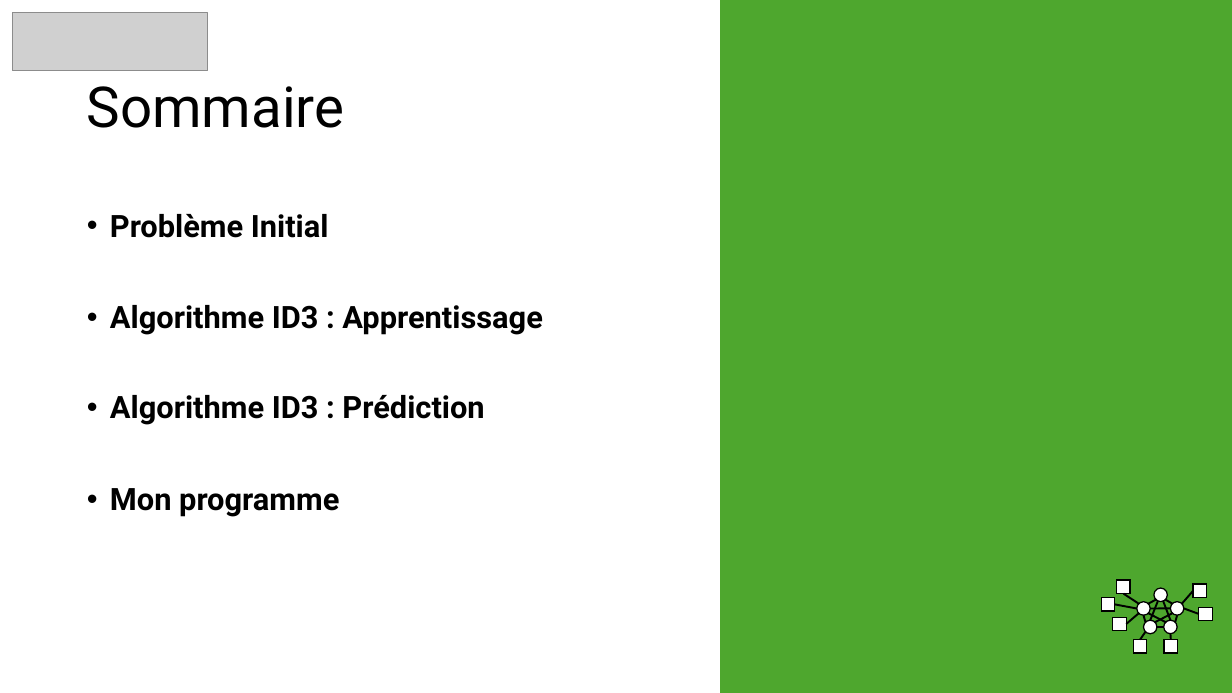
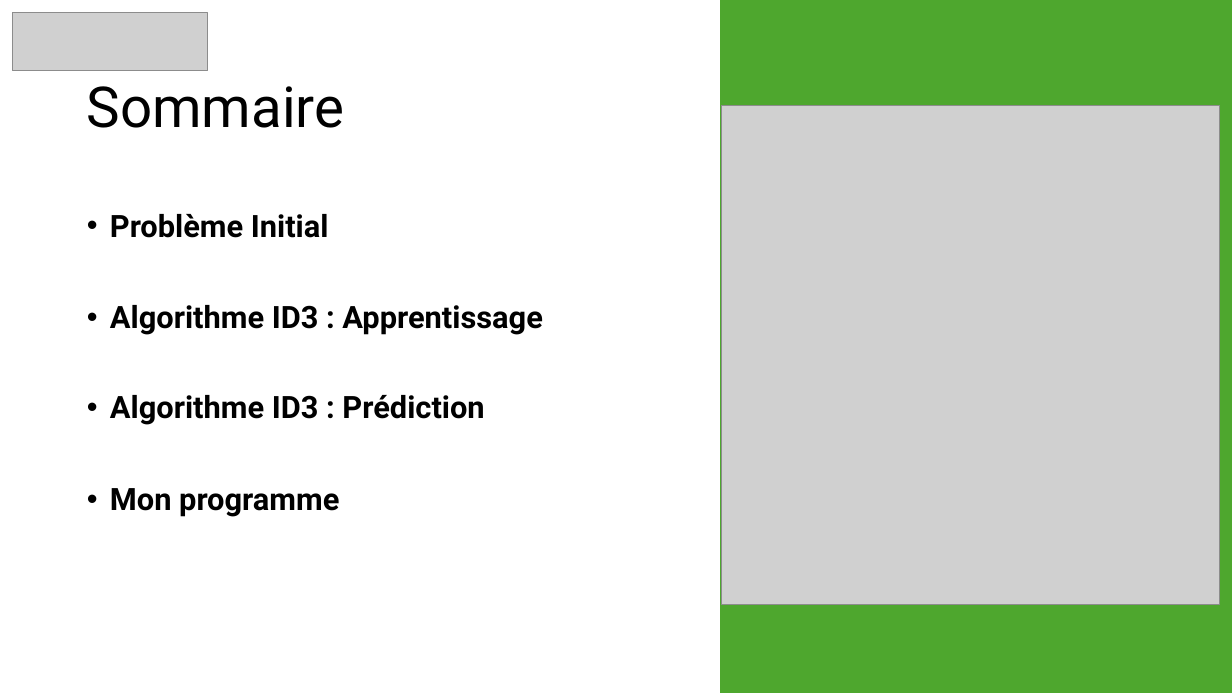
Before and after one commit to snonow/PROJ631-Arbres_de_decision, a slide deck: slide 2 of Presentation-Proj631 - Arbre_de_Décision.pptx. Drawn at 1232x693 pixels with LibreOffice and Linux fonts; fonts in the diff are those of the drawing; grey boxes stand for pictures; background and template pictures are left out. Boxes give left, top, right and bottom in pixels: in the first picture for what was removed or moved away, otherwise in the second. Text is boxed around its words. In the diff, an @@ line names an element or a change of style, - is before the commit and + after.

```diff
--- a/Presentation-Proj631 - Arbre_de_Décision.pptx
+++ b/Presentation-Proj631 - Arbre_de_Décision.pptx
@@ picture added at (722,105,1221,604) @@
@@ group removed at (1102,580,1213,653): 17 lines, 7 rectangles, 5 ellipses @@
```
Also in this commit, not shown: 3 other slides changed, 3 slides added, 3 slides removed, 2 other files.
